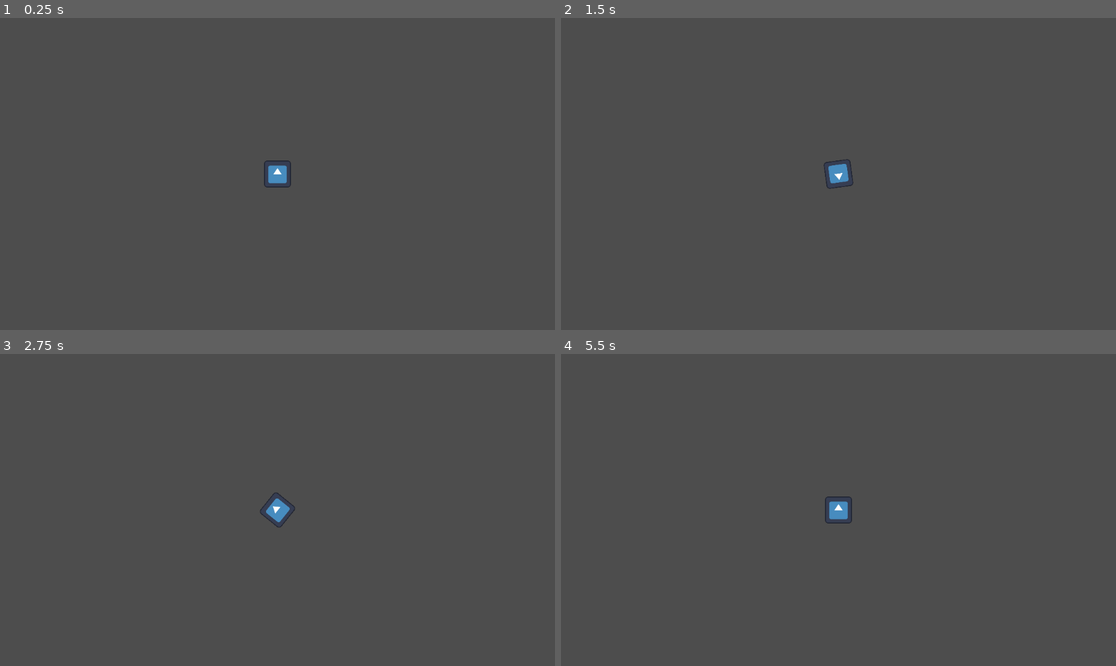
Above: before the commit, frames 1-4 (two rows, left to right).
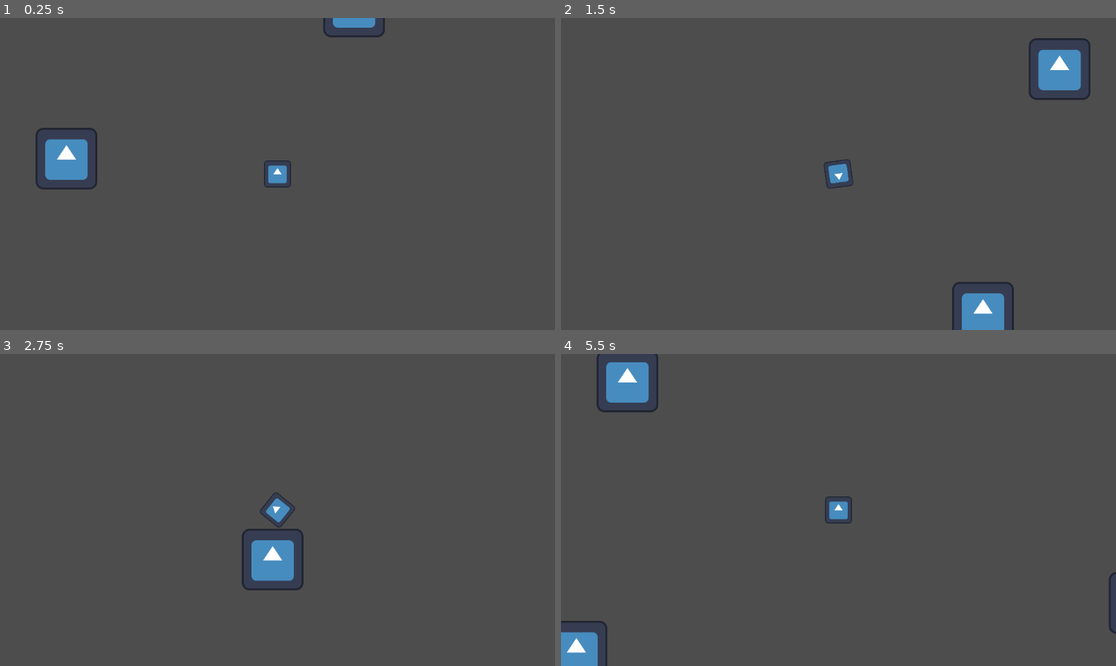
Above: after the commit, the same moments.

Repository: SolemnSintres/shiver2d
Game: Godot game, scene res://test_world.tscn
Two runs of this game, one before a commit and one after it. Both use one fixed random seed, a clock stepped at 60 frames per second and the inputs below. The engine's default icon, where the game draws it, is replaced by a stand-in: a white triangle on a blue panel in a dark square.
Inputs (mouse positions are in pixels of both pictures, inside the frame that each line leads up to):
- Up to frame 1 (0.25 s): no input
- Up to frame 2 (1.5 s): tap Enter at 0.5 s; move the mouse to (960, 158) at 0.52 s; hold D (move_right) 0.53-1.28 s; tap Space (dash, bound only after the commit) at 0.6, 1.35 s; move the mouse to (727, 189) at 1.27 s; hold S (move_down) from 1.28 s (still down)
- Up to frame 3 (2.75 s): move the mouse to (333, 441) at 2.02 s; release S (move_down) at 2.03 s; hold D (move_right) from 2.03 s (still down); tap Space (dash, bound only after the commit) at 2.1 s
- Up to frame 4 (5.5 s): move the mouse to (810, 572) at 2.77 s; release D (move_right) at 2.78 s; hold W (move_up) 2.78-3.53 s; tap Space (dash, bound only after the commit) every 0.75 s from 2.85 to 5.1 s; move the mouse to (1005, 556) at 3.52 s; hold A (move_left) 3.53-5.03 s; move the mouse to (672, 463) at 4.27 s; move the mouse to (866, 510) at 5.02 s; hold S (move_down) from 5.03 s (still down)

The runs differ from the first frame. In frame 1, 1.6% of the frame differs, in the area x 6-70%, y 0-56%; in frame 2, 2.4%, in the area x 70-96%, y 6-100%; in frame 3, 1.3%; in frame 4, 2.1%.

Commit message:
Dash

Diff:
--- a/player.gd
+++ b/player.gd
@@ -1,6 +1,9 @@
 extends CharacterBody2D
 
 const SPEED = 300.0
+const dashspeed = 900.0
+var boost = 0.0
+var boost_direction = Vector2.ZERO
 
 func _ready():
 	return 0
@@ -9,10 +12,19 @@
 	var gap = global_position.distance_to(get_global_mouse_position())
 	if gap > 30:
 		look_at(get_global_mouse_position())
-	print(gap)
 
 	var moveit = Input.get_vector("move_left","move_right","move_up","move_down")
 	var direction = Vector2(moveit.x,moveit.y)
 	velocity.x = direction.x * SPEED
 	velocity.y = direction.y * SPEED
+
+	if Input.is_action_just_pressed("dash"):
+		boost_direction = Input.get_vector("move_left","move_right","move_up","move_down")
+		boost = 0.15
+	if boost > 0:
+		boost -= delta
+		velocity = boost_direction * 900.0
+
+	print(moveit)
+	print(velocity)
 	move_and_slide()
--- a/project.godot
+++ b/project.godot
@@ -37,6 +37,11 @@
 "events": [Object(InputEventKey,"resource_local_to_scene":false,"resource_name":"","device":-1,"window_id":0,"alt_press …(192 unchanged characters)…
 ]
 }
+dash={
+"deadzone": 0.2,
+"events": [Object(InputEventKey,"resource_local_to_scene":false,"resource_name":"","device":-1,"window_id":0,"alt_pressed":false,"shift_pressed":false,"ctrl_pressed":false,"meta_pressed":false,"pressed":false,"keycode":0,"physical_keycode":32,"key_label":0,"unicode":32,"location":0,"echo":false,"script":null)
+]
+}
 
 [physics]
 
--- a/test_world.tscn
+++ b/test_world.tscn
@@ -1,7 +1,32 @@
 [gd_scene format=3 uid="uid://bfyeiqxaqkmcg"]
 
 [ext_resource type="PackedScene" uid="uid://bh54crfiyeo1v" path="res://player.tscn" id="2_1lwx6"]
+[ext_resource type="Texture2D" uid="uid://dn3kd50dvha47" path="res://icon.svg" id="2_gy3sr"]
 
 [node name="test_world" type="Node2D" unique_id=863510403]
 
 [node name="Player" parent="." unique_id=1426326189 instance=ExtResource("2_1lwx6")]
+
+[node name="Icon" type="Sprite2D" parent="." unique_id=839488492]
+position = Vector2(-272, 824)
+texture = ExtResource("2_gy3sr")
+
+[node name="Icon2" type="Sprite2D" parent="." unique_id=1160532433]
+position = Vector2(625, 428)
+texture = ExtResource("2_gy3sr")
+
+[node name="Icon3" type="Sprite2D" parent="." unique_id=1215468716]
+position = Vector2(784, -78)
+texture = ExtResource("2_gy3sr")
+
+[node name="Icon4" type="Sprite2D" parent="." unique_id=1289463477]
+position = Vector2(-544, 529)
+texture = ExtResource("2_gy3sr")
+
+[node name="Icon5" type="Sprite2D" parent="." unique_id=188434791]
+position = Vector2(-438, -32)
+texture = ExtResource("2_gy3sr")
+
+[node name="Icon6" type="Sprite2D" parent="." unique_id=1306322122]
+position = Vector2(159, -348)
+texture = ExtResource("2_gy3sr")
